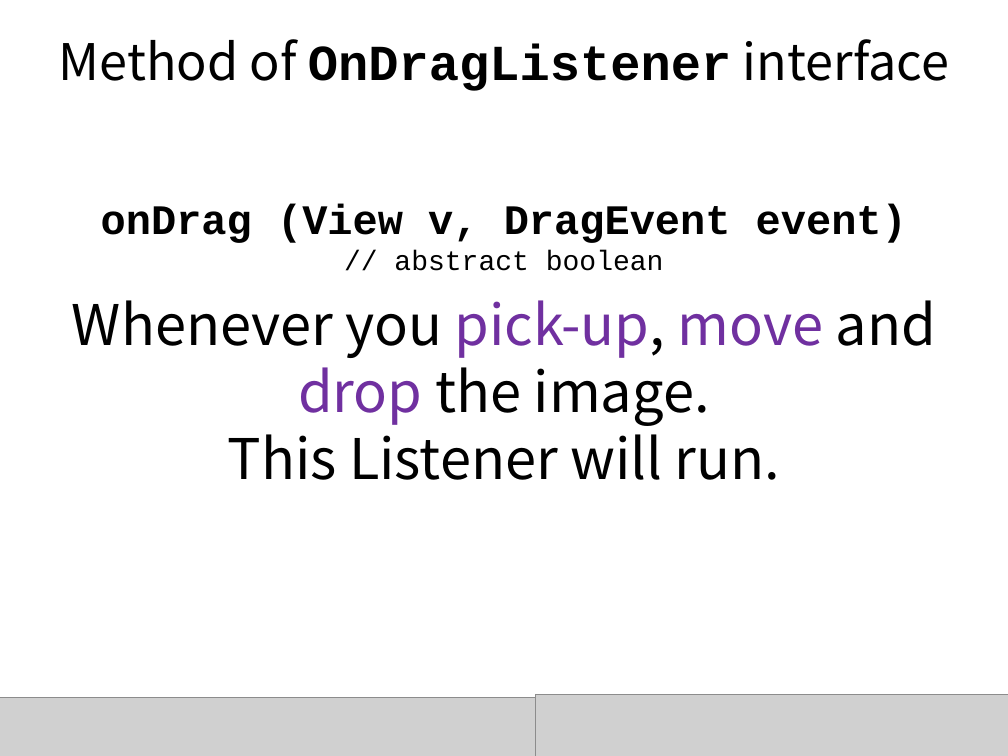
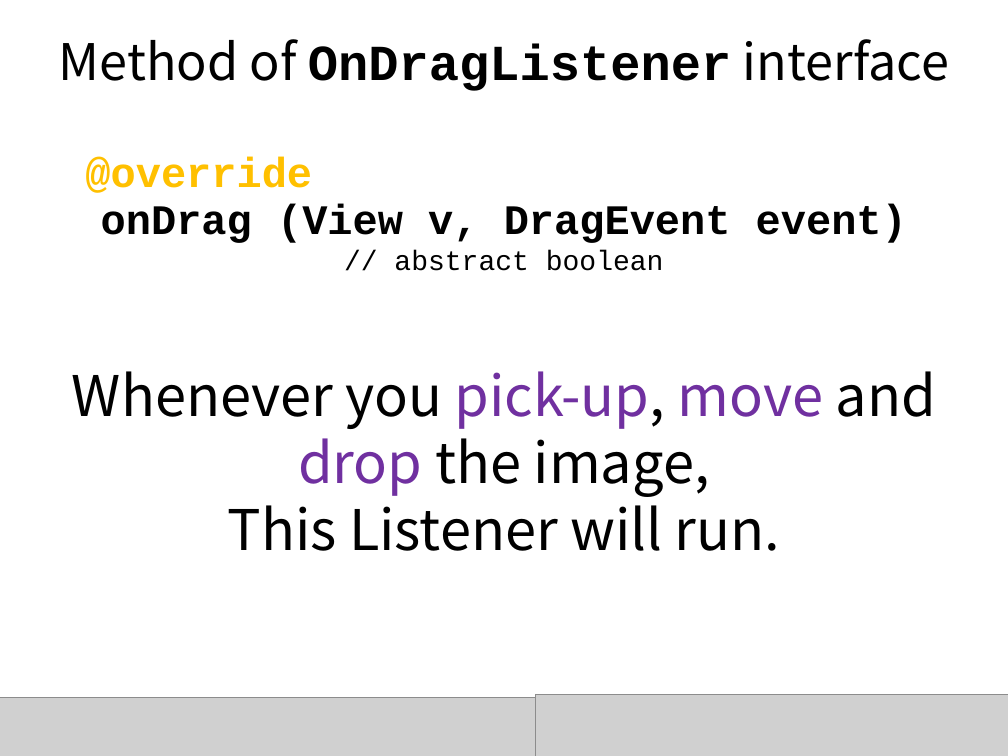
Before and after one commit to daehwa/world-friends-Uzbekistan-android, a slide deck: slide 9 of day5/Hanbok Dress up.pptx. Drawn at 1008x756 pixels with LibreOffice and Linux fonts; fonts in the diff are those of the drawing; grey boxes stand for pictures. Boxes give left, top, right and bottom in pixels: in the first picture for what was removed or moved away, otherwise in the second. Text is boxed around its words. In the diff, an @@ line names an element or a change of style, - is before the commit and + after.

Commit message:
Hanbok dress up : drag & drop

```diff
--- a/day5/Hanbok Dress up.pptx
+++ b/day5/Hanbok Dress up.pptx
@@ text added at (x1=85, y1=157, x2=312, y2=193), 30 pt, text #FFC000, bold @@
+@override
@@ text "Whenever you pick-up, move and ..." moved from (x1=72, y1=300, x2=936, y2=480) to (x1=72, y1=371, x2=936, y2=551) @@
@@ text at (x1=72, y1=371, x2=936, y2=497): text changed @@
-Whenever you pick-up, move and drop the image.
+Whenever you pick-up, move and drop the image,
```
Also in this commit, not shown: 11 other slides changed, 4 slides added, 1 slide removed, 2 other files.
